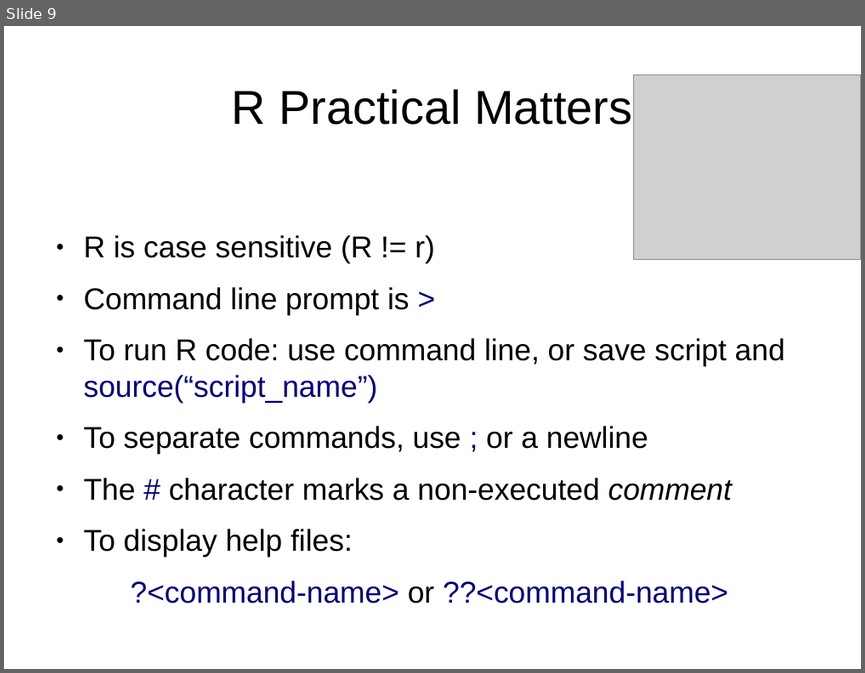
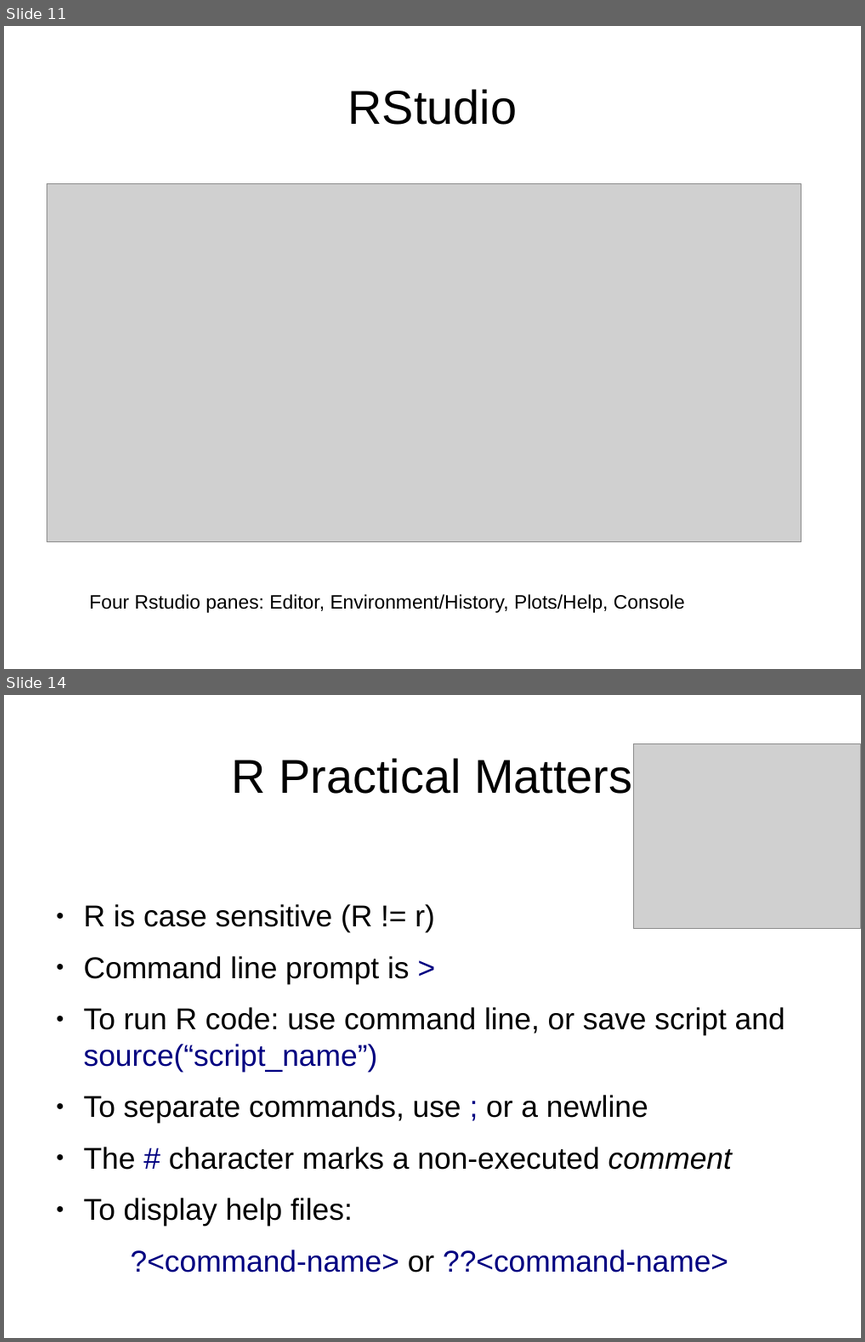
Before and after one commit to ubccr/hsws, a slide deck: slides/R-intro-slideset.odp. Shown one above the other, each under a label of ours: slide 9 before the commit, slides 11 and 14 after it; the slides between them are not shown. The pictures are 865x673 and 865x1342 pixels, drawn with LibreOffice and Linux fonts; fonts in the diff are those of the drawing; grey boxes stand for pictures. Boxes give left, top, right and bottom in pixels: in the first picture for what was removed or moved away, otherwise in the second. Text is boxed around its words. In the diff, an @@ line names an element or a change of style, - is before the commit and + after.

```diff
--- a/slides/R-intro-slideset.odp
+++ b/slides/R-intro-slideset.odp
@@ slide 11 added at [4,26,861,669], background #FFFFFF @@
@@ title added at [347,89,517,125], 44 pt, text #000000 @@
+RStudio
@@ picture added at [46,184,801,541] @@
@@ text added at [89,594,685,612], 18 pt, text #000000 @@
+Four Rstudio panes: Editor, Environment/History, Plots/Help, Console
@@ what was slide 9 is now slide 14 @@
```
Also in this commit, not shown: 10 slides changed, 4 other slides added, 7 other files.
